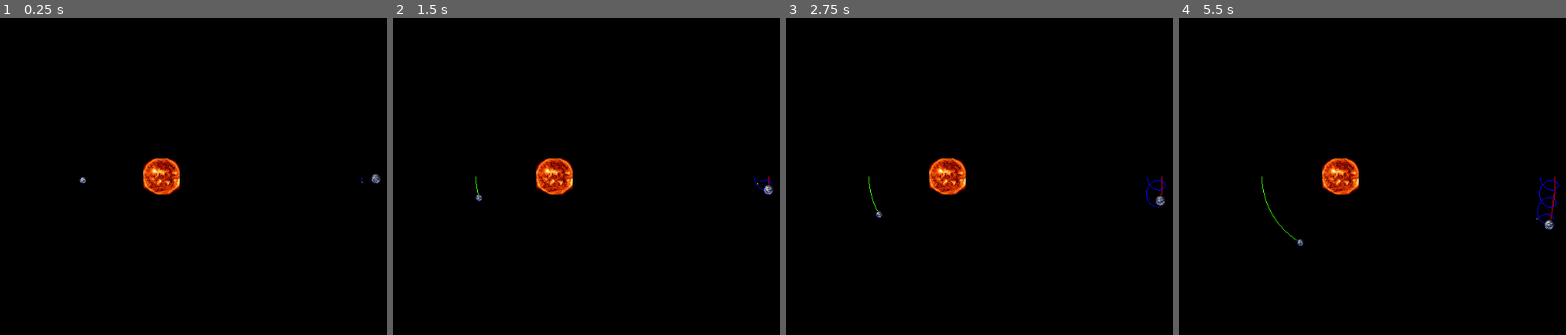
Above: before the commit, frames 1-4 (left to right).
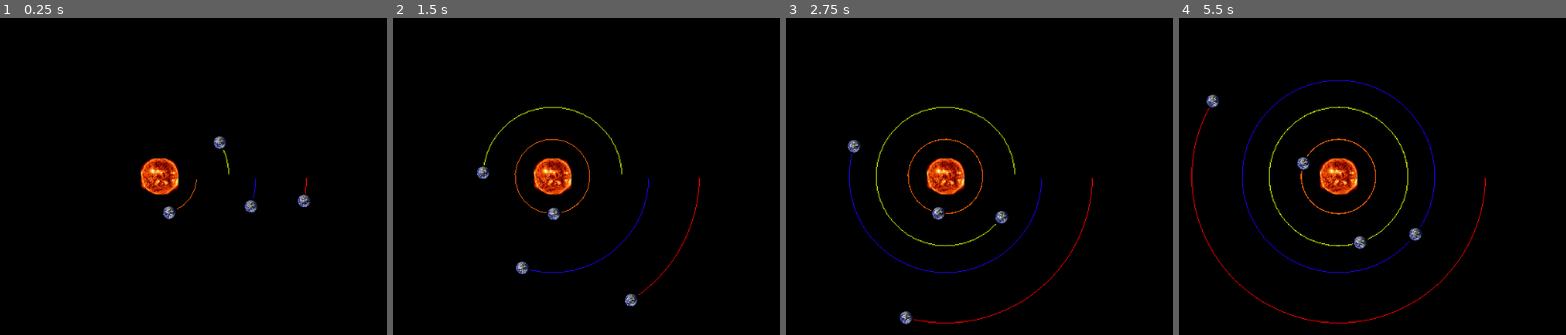
Above: after the commit, the same moments.

Repository: jarkonik/gravity
Game: Godot game, scene res://Main.tscn
Two runs of this game, one before a commit and one after it. Both use one fixed random seed, a clock stepped at 60 frames per second and the inputs below.
Inputs:
- Up to frame 1 (0.25 s): no input
- Up to frame 2 (1.5 s): no input
- Up to frame 3 (2.75 s): no input
- Up to frame 4 (5.5 s): no input

The runs differ from the first frame. In frame 1, 1.3% of the frame differs, in the area x 20-99%, y 37-64%; in frame 2, 2.1%; in frame 3, 2.7%; in frame 4, 3.5%, in the area x 3-99%, y 19-97%.

Commit message:
Solar inner planets

Diff:
--- a/Main.tscn
+++ b/Main.tscn
@@ -13,7 +13,7 @@
 anchor_mode = 1
 rotating = false
 current = true
-zoom = Vector2( 4, 4 )
+zoom = Vector2( 2, 2 )
 limit_left = -10000000
 limit_top = -10000000
 limit_right = 10000000
@@ -37,35 +37,51 @@
 
 script = ExtResource( 1 )
 
-[node name="Earth" parent="Planets" index="0" instance=ExtResource( 2 )]
+[node name="Sun" parent="Planets" index="0" instance=ExtResource( 2 )]
 
-position = Vector2( 1160, 0 )
-scale = Vector2( 0.03, 0.03 )
-velocity = Vector2( 0, 46.6252 )
-mass = 50000
+position = Vector2( 0, 0 )
+scale = Vector2( 0.05, 0.05 )
+texture = ExtResource( 3 )
+_sections_unfolded = [ "Transform" ]
+mass = 27247945
+is_static = true
+clockwise_rotation = false
+
+[node name="Mercury" parent="Planets" index="1" instance=ExtResource( 2 )]
+
+position = Vector2( 100, 0 )
+scale = Vector2( 0.02, 0.02 )
+velocity = Vector2( 0, 77.1517 )
+mass = 5
+path_color = Color( 1, 0.398438, 0, 1 )
+clockwise_rotation = false
 gravity_parent = NodePath("../Sun")
 
-[node name="Moon" parent="Planets" index="1" instance=ExtResource( 2 )]
+[node name="Venus" parent="Planets" index="2" instance=ExtResource( 2 )]
 
-position = Vector2( 1080, 0 )
-scale = Vector2( 0.005, 0.005 )
-velocity = Vector2( 0, 125 )
-mass = 500
-path_color = Color( 0.0546875, 0, 1, 1 )
-gravity_parent = NodePath("../Earth")
-
-[node name="Sun" parent="Planets" index="2" instance=ExtResource( 2 )]
-
-position = Vector2( 10, 0 )
-texture = ExtResource( 3 )
-mass = 100000
-is_static = true
-
-[node name="Venus" parent="Planets" index="3" instance=ExtResource( 2 )]
-
-position = Vector2( -410, 0 )
+position = Vector2( 186, 0 )
 scale = Vector2( 0.02, 0.02 )
 velocity = Vector2( 0, 77.1517 )
-mass = 10000
-path_color = Color( 0.242188, 1, 0, 1 )
+mass = 67
+path_color = Color( 0.898438, 1, 0, 1 )
+clockwise_rotation = true
 gravity_parent = NodePath("../Sun")
+
+[node name="Earth" parent="Planets" index="3" instance=ExtResource( 2 )]
+
+position = Vector2( 258, 0 )
+scale = Vector2( 0.02, 0.02 )
+velocity = Vector2( 0, 77.1517 )
+mass = 82
+path_color = Color( 0.125, 0, 1, 1 )
+clockwise_rotation = false
+gravity_parent = NodePath("../Sun")
+
+[node name="Mars" parent="Planets" index="4" instance=ExtResource( 2 )]
+
+position = Vector2( 393, 0 )
+scale = Vector2( 0.02, 0.02 )
+velocity = Vector2( 0, 77.1517 )
+mass = 9
+clockwise_rotation = false
+gravity_parent = NodePath("../Sun")
--- a/Planet.gd
+++ b/Planet.gd
@@ -12,7 +12,8 @@
 export var is_static = false
 export var gravity_source = true
 export var path_color = Color(1, 0, 0)
-export var set_orbit_velocity = false setget set_orbit_velocity
+export var clockwise_rotation = false
+
 export(NodePath) var gravity_parent = null
 
 const GRAV_CONST = 25
@@ -24,16 +25,13 @@
 	var parent = get_node(gravity_parent)
 	var r = (position - parent.position).length()
 	var vel = sqrt((GRAV_CONST * parent.mass) / r)
+	if clockwise_rotation:
+		vel = -vel
 	return Vector2(0, vel)
 
-func set_orbit_velocity(value):
-	if gravity_parent && value:
+func _ready():
+	if gravity_parent:
 		velocity = orbit_velocity()
-
-func _ready():
-	# Called every time the node is added to the scene.
-	# Initialization here
-	pass
 
 func object_force(object):
 	if !object.gravity_source:
@@ -56,6 +54,8 @@
 	return force
 
 func _physics_process(delta):
+	delta = delta / 5
+
 	if is_static || Engine.is_editor_hint():
 		return
 
--- a/Planet.tscn
+++ b/Planet.tscn
@@ -15,5 +15,5 @@
 is_static = false
 gravity_source = true
 path_color = Color( 1, 0, 0, 1 )
-set_orbit_velocity = false
+clockwise_rotation = false
 gravity_parent = null
